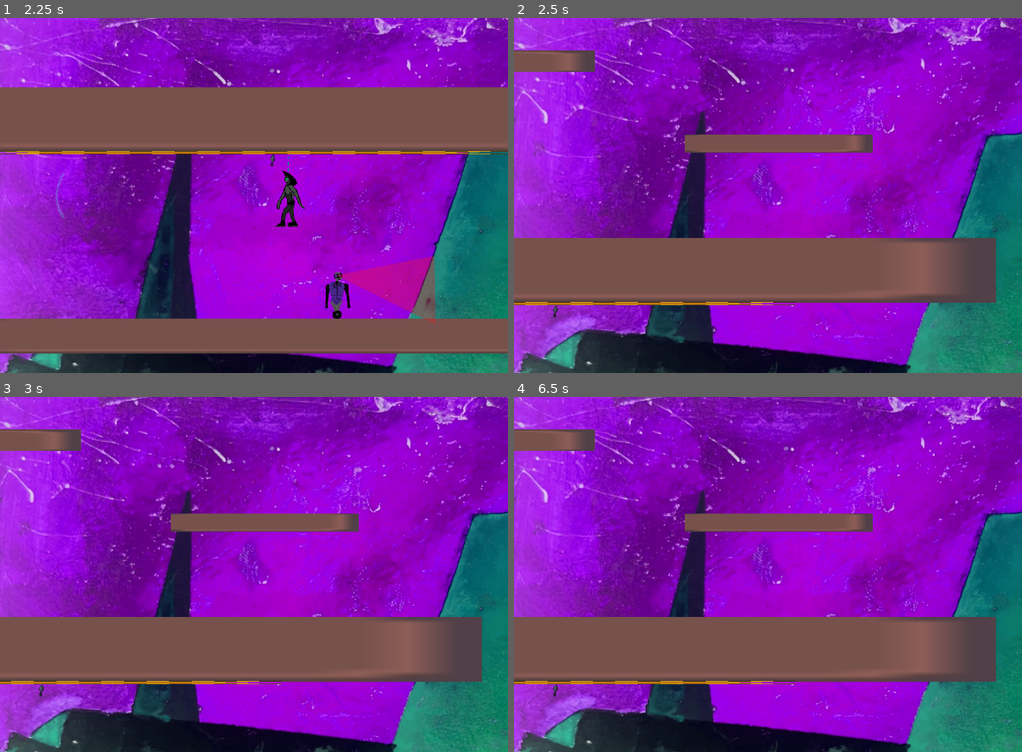
Above: before the commit, frames 1-4 (two rows, left to right).
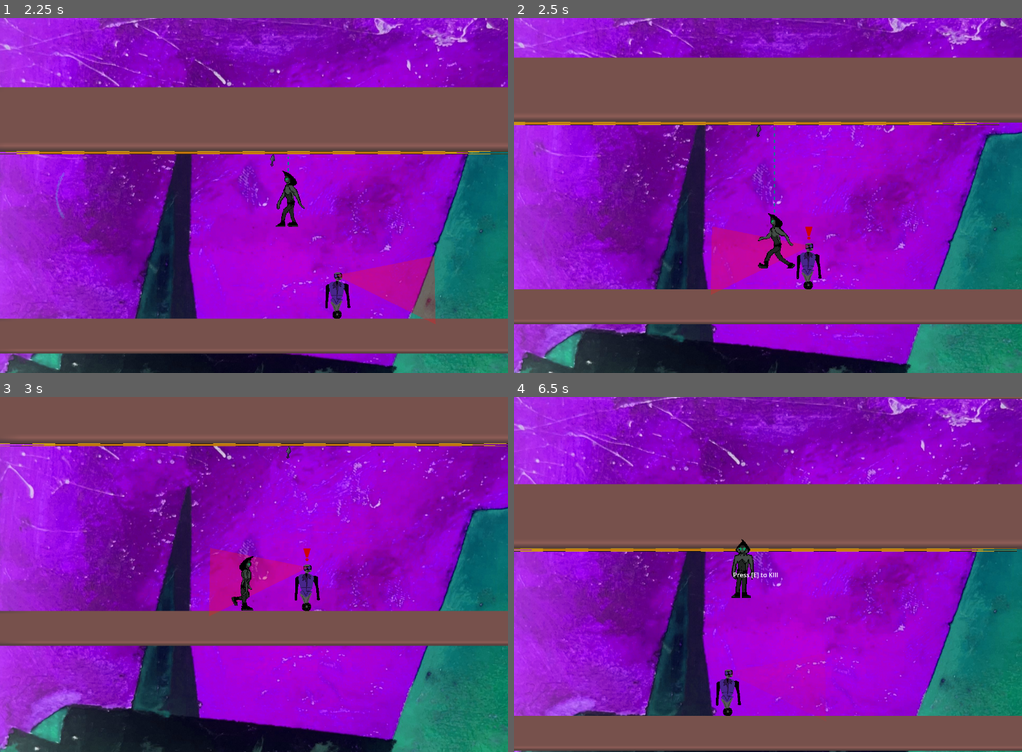
Above: after the commit, the same moments.

Repository: ParkHyun122/PlatformerGameJam2
Game: Godot game, scene res://test.tscn
The game is run twice, just before and just after one commit, with the same random seed, the same clock (stepped at 60 frames per second) and the same inputs.
Inputs (mouse positions are in pixels of both pictures, inside the frame that each line leads up to):
- Up to frame 1 (2.25 s): move the mouse to (365, 177) at 0.52 s; hold S (crouch) 0.53-1.28 s; hold D (right) 0.53-2.03 s; tap W (jump) at 0.77, 1.52 s; move the mouse to (152, 213) at 1.27 s; tap E (interact) at 1.35 s; move the mouse to (304, 117) at 2.02 s; hold A (left) from 2.03 s (still down); click (304, 117) at 2.1 s
- Up to frame 2 (2.5 s): keep holding A (left)
- Up to frame 3 (3 s): move the mouse to (228, 645) at 2.77 s; release A (left) at 2.78 s; hold D (right) from 2.78 s (still down); tap Space (zip) at 2.85 s
- Up to frame 4 (6.5 s): tap W (jump) at 3.02, 3.77, 4.52, 6.02 s; move the mouse to (920, 627) at 3.52 s; hold S (crouch) 3.53-4.28 s; move the mouse to (615, 521) at 4.27 s; release D (right) at 4.28 s; hold A (left) 4.28-5.03 s; tap E (interact) at 4.35 s; move the mouse to (793, 574) at 5.02 s; hold D (right) 5.03-5.78 s; click (793, 574) at 5.1 s; move the mouse to (691, 485) at 5.77 s; hold A (left) from 5.78 s (still down); tap Space (zip) at 5.85 s

Frame 1 is identical in both runs. In frame 2, 44% of the frame differs, in the area x 0-100%, y 0-100%; in frame 3, 39%; in frame 4, 52%.

Commit message:
flashlight mechanics done

Diff:
--- a/Scenes/Enemies/butler_guard.tscn
+++ b/Scenes/Enemies/butler_guard.tscn
@@ -3,6 +3,7 @@
 [ext_resource type="Script" uid="uid://yp1a2wlnrday" path="res://Scripts/Enemies/butler_guard.gd" id="1_6qhg6"]
 [ext_resource type="Texture2D" uid="uid://u5pbjjfheyjp" path="res://Assets/spritesheets/enemies/butlerguard.png" id="1_pofro"]
 [ext_resource type="PackedScene" uid="uid://dji3vcibx1v5b" path="res://Scenes/Enemies/flashlight.tscn" id="3_fq5jr"]
+[ext_resource type="Texture2D" uid="uid://dqe6bof6btro5" path="res://Assets/effects/vfx/warning.png" id="4_31enx"]
 
 [sub_resource type="RectangleShape2D" id="RectangleShape2D_6qhg6"]
 size = Vector2(50, 98)
@@ -24,3 +25,7 @@
 
 [node name="Flashlight" parent="." unique_id=1503328791 instance=ExtResource("3_fq5jr")]
 position = Vector2(5, -45)
+
+[node name="warning" type="Sprite2D" parent="." unique_id=2038760981]
+position = Vector2(5, -78)
+texture = ExtResource("4_31enx")
--- a/Scripts/Enemies/butler_guard.gd
+++ b/Scripts/Enemies/butler_guard.gd
@@ -2,6 +2,7 @@
 
 @onready var flashlight: Flashlight = $Flashlight
 @onready var collision_shape_2d: CollisionShape2D = $CollisionShape2D
+@onready var warning: Sprite2D = $warning
 
 @export var turn_pause := 1.0
 @export var patrol_limit: float = 200.0
@@ -25,6 +26,12 @@
 var turn_timer := 0.0
 
 func _ready() -> void:
+
+	warning.visible = false
+
+	flashlight.player_spotted.connect(_on_player_spotted)
+	flashlight.player_escaped.connect(_on_player_escaped)
+
 	leftLimit = global_position.x - patrol_limit
 	rightLimit = global_position.x + patrol_limit
 	add_to_group("enemy")
@@ -66,3 +73,12 @@
 
 func enemy_dropped_on() -> void:
 	queue_free()
+
+func _on_player_spotted() -> void:
+	warning.visible = true
+
+func _on_player_escaped() -> void:
+	warning.visible = false
+
+func _on_player_caught() -> void:
+	warning.visible = false
--- a/Scripts/Enemies/flashlight.gd
+++ b/Scripts/Enemies/flashlight.gd
@@ -1,9 +1,46 @@
 class_name Flashlight
 extends Area2D
 
+signal player_spotted
+signal player_escaped
+
+@export var catch_delay := 1.5
+
+var target_player: Player = null
+var catch_timer := 0.0
+@onready var visual: Polygon2D = $Polygon2D
+
 func _ready() -> void:
 	body_entered.connect(_on_body_entered)
+	body_exited.connect(_on_body_exited)
+
+func _physics_process(delta: float) -> void:
+	if target_player == null:
+		return
+
+	if not is_instance_valid(target_player):
+		target_player = null
+		player_escaped.emit()
+		return
+
+	catch_timer -= delta
+
+	if catch_timer <= 0.0:
+		target_player.get_caught()
+		target_player = null
 
 func _on_body_entered(body: Node2D) -> void:
 	if body.is_in_group("player"):
-		body.get_caught()
+		target_player = body
+		catch_timer = catch_delay
+		visual.modulate.a8 = 250
+		print("PLAYER SPOTTED")
+		player_spotted.emit()
+
+func _on_body_exited(body: Node2D) -> void:
+	if body == target_player:
+		target_player = null
+		visual.modulate.a8 = 83
+		catch_timer = 0.0
+		player_escaped.emit()
+		print("PLAYER ESCAPED")
Binary file added: Assets/effects/vfx/warning.png
Not shown, added: Assets/effects/vfx/warning.png.import
